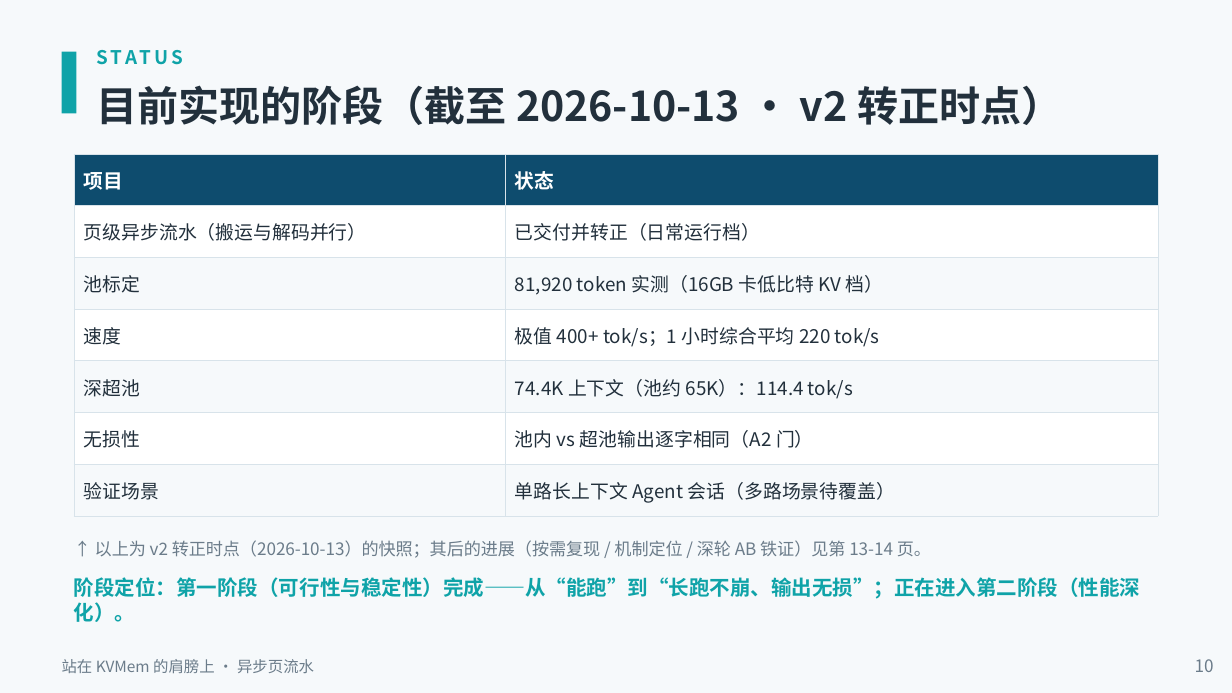
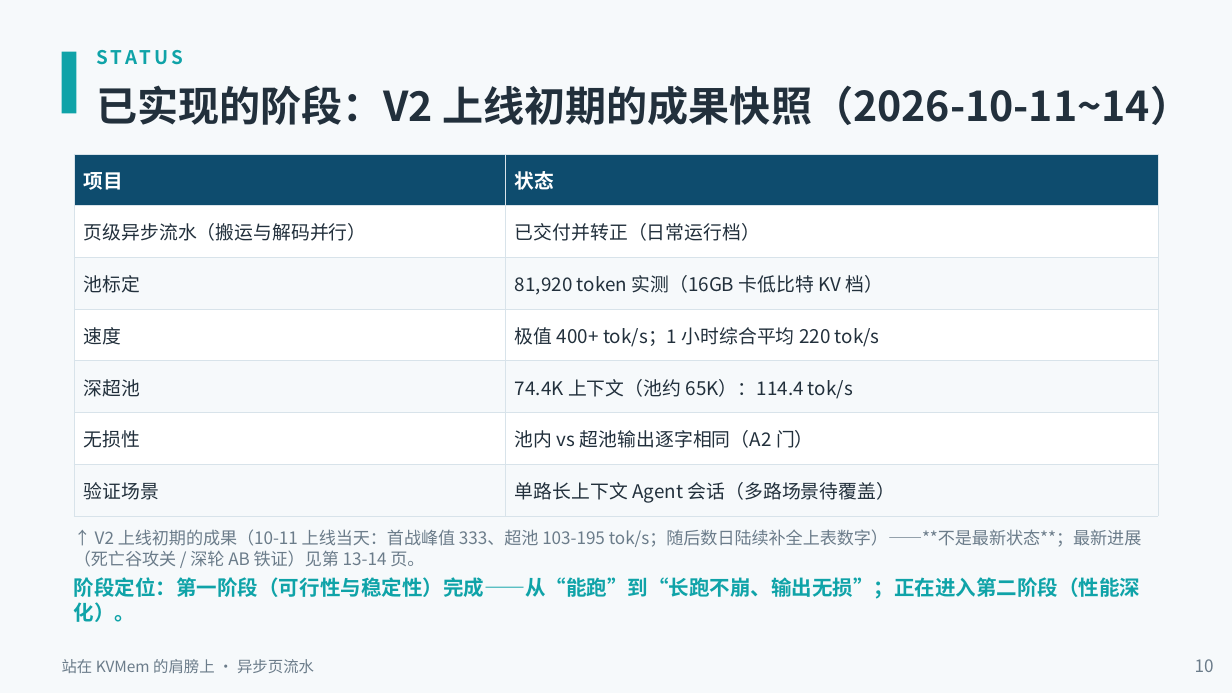
Before and after one commit to paicat1/Ninfer-KVMem-Async, a slide deck: slide 10 of docs/异步页流水-技术说明.pptx. Drawn at 1232x693 pixels with LibreOffice and Linux fonts; fonts in the diff are those of the drawing. Boxes give left, top, right and bottom in pixels: in the first picture for what was removed or moved away, otherwise in the second. Text is boxed around its words. In the diff, an @@ line names an element or a change of style, - is before the commit and + after.

Commit message:
docs(公开材料): PPT 18 页——①探索①页加英文名 Async Page Pipeline ②阶段页时点更正为'V2 上线初期成果快照（10-11~14）'并注明非最新 ③AB 页补实验数据（75.3K→152K→229K vs 池 65,536 = 1.15/2.3/3.5× 超池）+ 同步臂未现谷的诚实解释（前序修复可能碰巧缓解）④新增'为什么要开源'页（限定场景生产可用→借社区/上游协同攻关 + 定位与承诺口径，据发布前事项 §0）⑤MD 同步（时点说明/另注/开源动因段）

```diff
--- a/docs/异步页流水-技术说明.pptx
+++ b/docs/异步页流水-技术说明.pptx
@@ text at (96,85,1192,125): text changed @@
-目前实现的阶段（截至 2026-10-13 · v2 转正时点）
+已实现的阶段：V2 上线初期的成果快照（2026-10-11~14）
@@ text at (74,529,1142,567): text changed @@
-↑ 以上为 v2 转正时点（2026-10-13）的快照；其后的进展（按需复现 / 机制定位 / 深轮 AB 铁证）见第 13-14 页。
+↑ V2 上线初期的成果（10-11 上线当天：首战峰值 333、超池 103-195 tok/s；随后数日陆续补全上表数字）——**不是最新状态**；最新进展（死亡谷攻关 / 深轮 AB 铁证）见第 13-14 页。
```
Also in this commit, not shown: 2 other slides changed, 1 slide added, 1 other file.
